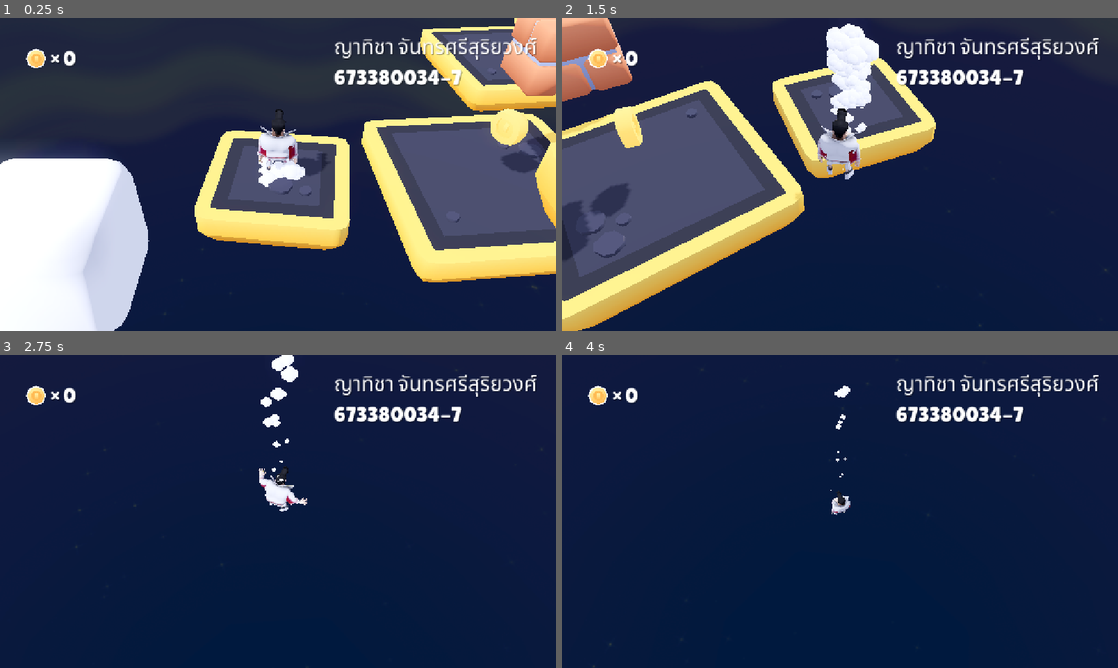
Above: before the commit, frames 1-4 (two rows, left to right).
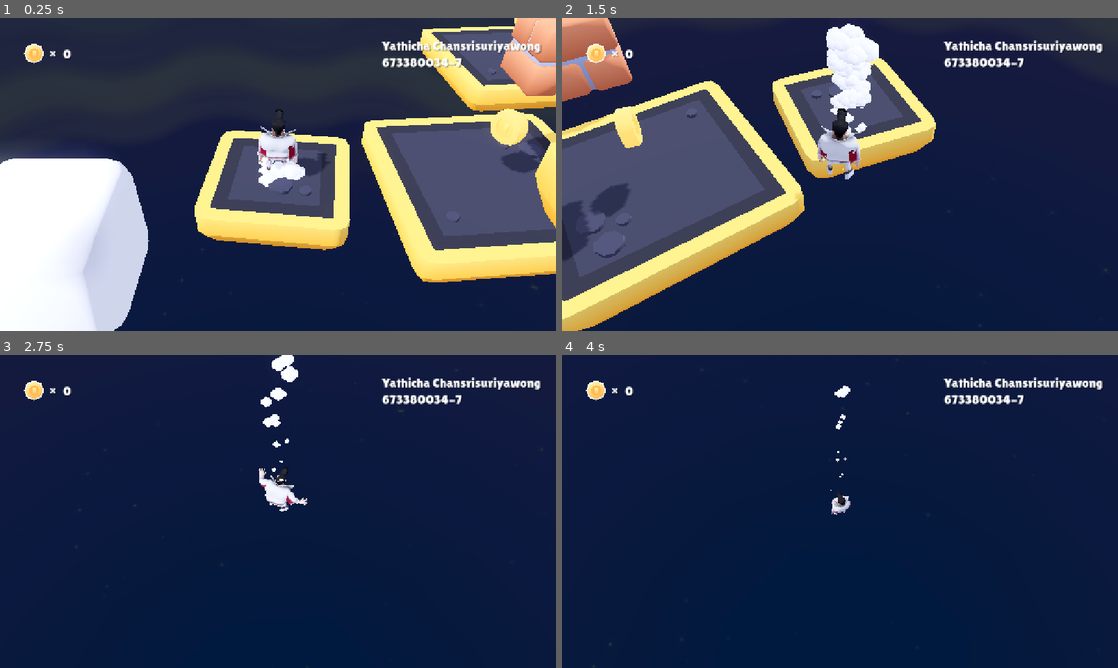
Above: after the commit, the same moments.

Repository: YathichaC/Lab7_673380034-7
Game: Godot game, scene res://scenes/main.tscn
Same seed, same stepped clock (60 frames per second), same inputs: the game is played once before the commit and once after it.
Inputs:
- Up to frame 1 (0.25 s): no input
- Up to frame 2 (1.5 s): hold D (move_right) 0.53-1.28 s; tap Space (jump) at 0.77 s; hold S (move_back) from 1.28 s (still down)
- Up to frame 3 (2.75 s): tap Space (jump) at 1.52 s; release S (move_back) at 2.03 s; hold D (move_right) from 2.03 s (still down)
- Up to frame 4 (4 s): release D (move_right) at 2.78 s; hold W (move_forward) 2.78-3.53 s; tap Space (jump) at 3.02, 3.77 s; hold A (move_left) from 3.53 s (still down)

The runs differ from the first frame. In frame 1, 2.5% of the frame differs, in the area x 4-98%, y 6-22%; in frame 2, 2.4%; in frame 3, 2.5%; in frame 4, 2.5%.

Commit message:
Update v.4

Diff:
--- a/scenes/main.tscn
+++ b/scenes/main.tscn
@@ -18,7 +18,7 @@
 
 [sub_resource type="LabelSettings" id="LabelSettings_38ys3"]
 font = ExtResource("17_tk810")
-font_size = 48
+font_size = 30
 shadow_color = Color(0, 0, 0, 0.376471)
 shadow_offset = Vector2(2, 2)
 
@@ -184,10 +184,10 @@
 
 [node name="Icon" type="TextureRect" parent="HUD"]
 layout_mode = 0
-offset_left = 57.0
-offset_top = 67.0
-offset_right = 313.0
-offset_bottom = 323.0
+offset_left = 52.0
+offset_top = 55.0
+offset_right = 308.0
+offset_bottom = 311.0
 scale = Vector2(0.2, 0.2)
 texture = ExtResource("13_jfda3")
 
@@ -214,15 +214,15 @@
 [node name="Coins" type="Label" parent="HUD/Coins"]
 layout_mode = 1
 anchors_preset = -1
-anchor_left = 2.14286
-anchor_top = -1.64407
-anchor_right = 3.26339
-anchor_bottom = -0.576271
+anchor_left = 2.63839
+anchor_top = -1.40678
+anchor_right = 3.27232
+anchor_bottom = -1.16949
 offset_left = 144.0
 offset_top = 64.0
 offset_right = 368.0
 offset_bottom = 123.0
-text = "ญาทิชา จันทรศรีสุริยวงศ์
+text = "Yathicha Chansrisuriyawong
 673380034-7"
 label_settings = SubResource("LabelSettings_38ys3")
 metadata/_edit_use_anchors_ = true
Not shown, changed: docs/index.html
Not shown, changed: docs/index.pck
